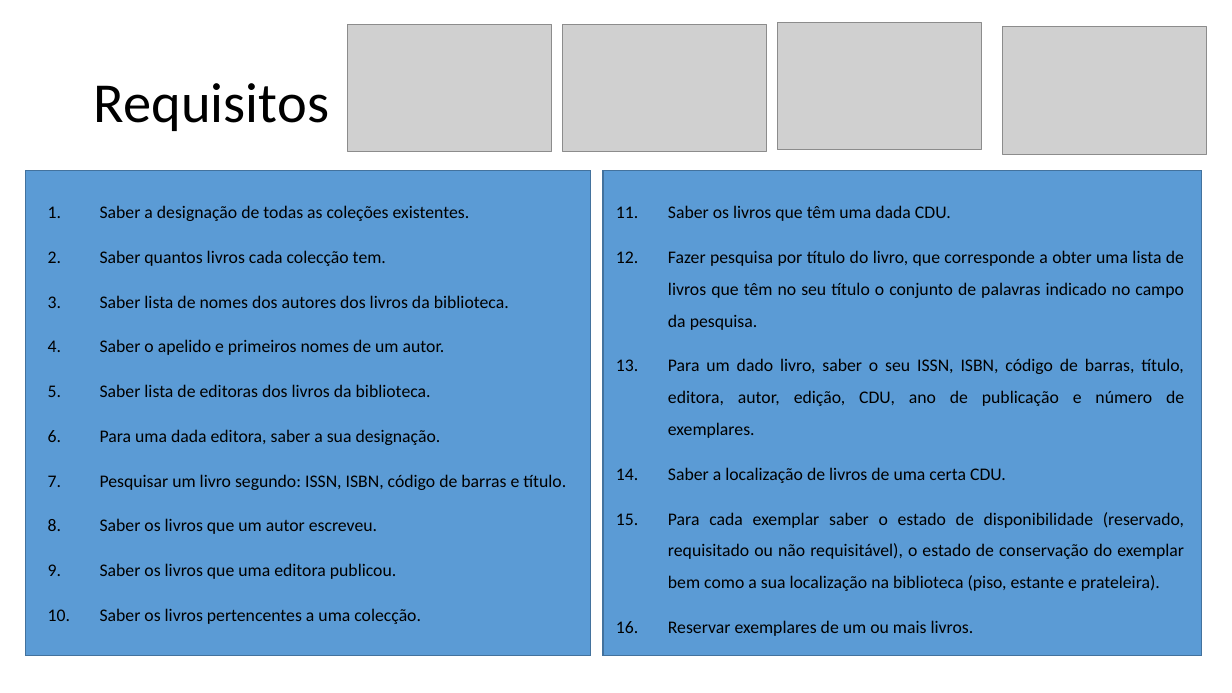
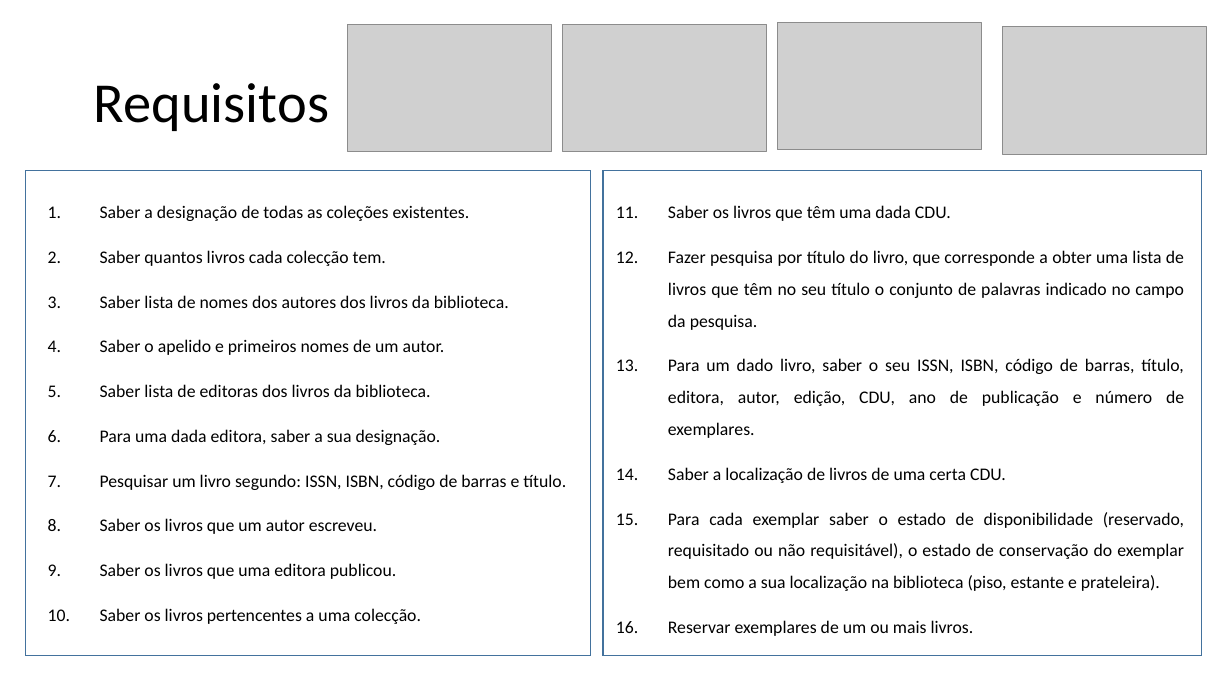
Before and after one commit to b-p3r/BD-1516, a slide deck: slide 10 of begininPP.pptx. Drawn at 1232x693 pixels with LibreOffice and Linux fonts; fonts in the diff are those of the drawing; grey boxes stand for pictures. Boxes give left, top, right and bottom in pixels: in the first picture for what was removed or moved away, otherwise in the second. Text is boxed around its words. In the diff, an @@ line names an element or a change of style, - is before the commit and + after.

```diff
--- a/begininPP.pptx
+++ b/begininPP.pptx
@@ rectangle at [26,171,591,656]: fill #5B9BD5 to #FFFFFF @@
@@ rectangle at [604,171,1202,656]: fill #5B9BD5 to #FFFFFF @@
```
Also in this commit, not shown: 7 other slides changed, 3 slides added.
